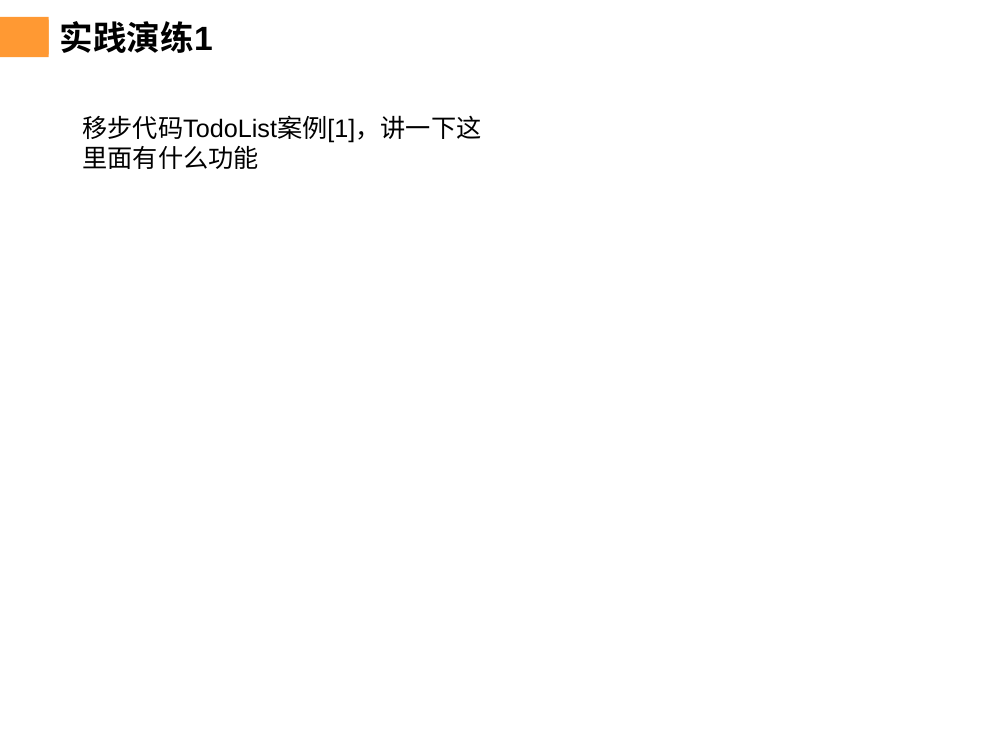
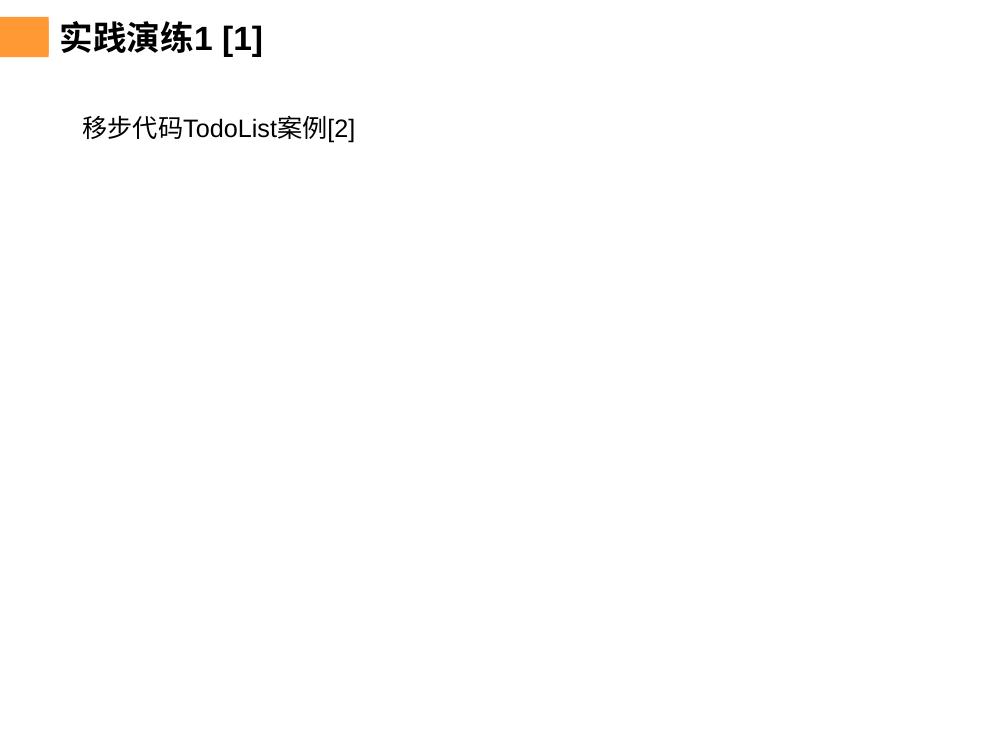
Before and after one commit to chenqiuli/JY_Peixun_1, a slide deck: slide 19 of PPT内容.pptx (slide 24 before the commit). Drawn at 1008x756 pixels with LibreOffice and Linux fonts; fonts in the diff are those of the drawing; background and template pictures are left out. Boxes give left, top, right and bottom in pixels: in the first picture for what was removed or moved away, otherwise in the second. Text is boxed around its words. In the diff, an @@ line names an element or a change of style, - is before the commit and + after.

```diff
--- a/PPT内容.pptx
+++ b/PPT内容.pptx
@@ title at (60,21,263,57): text changed @@
-实践演练1
+实践演练1 [1]
@@ text at (82,115,355,143): text changed @@
-移步代码TodoList案例[1]，讲一下这里面有什么功能
+移步代码TodoList案例[2]
```
Also in this commit, not shown: 17 other slides changed, 1 slide added, 8 slides removed, 12 other files.
